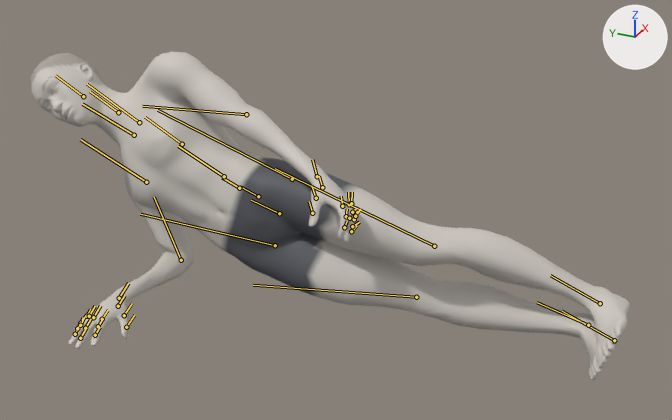
Two versions of the glTF model exports/side-plank.glb, one commit apart.
Rendered twice from a camera (50 mm lens) standing at (-2.169, -1.101, 1.382) and looking at (-0.137, -0.187, 0.367). Arrows for +X, +Y and +Z are at upper right; the lights stay in place. The older version comes first. Both versions are drawn at frame 41 of the action 'side-plank_right'; the numbers are the values there. The bones that change, and the others that lie on the model, are drawn over the model as lines.
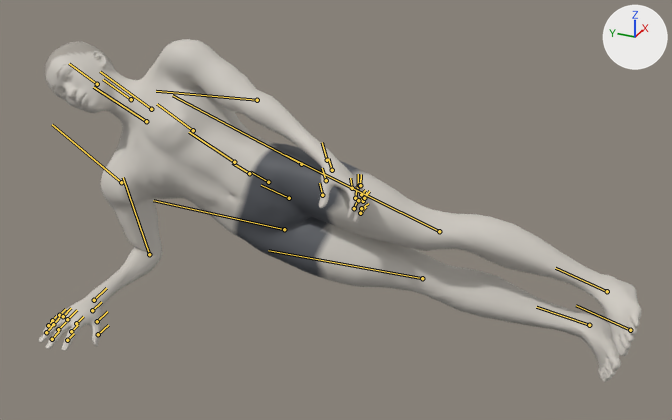
The change in detail:
Bone 'pelvis' (bone_pelvis) moves from (-0.024, -0.693, 0.06) to (-0.032, -0.676, -0.014).
Bone 'clavicle_r' (bone_clavicle_r) turns from (10, -22, 0) to (3, 28, 0) degrees about its own x, y and z.
Bone 'upperarm_r' (bone_upperarm_r) turns from (-2, 25, -1) to (-11, -37, -5) degrees about its own x, y and z.
Bone 'lowerarm_r' (bone_lowerarm_r) turns from (-10, 34, 26) to (-5, 42, 31) degrees about its own x, y and z.
Bone 'hand_r' (bone_hand_r) turns from (-72, 10, -56) to (-72, 8, -47) degrees about its own x, y and z.
Bone 'thigh_l' (bone_thigh_l) turns from (-5, 0, -3) to (-5, 0, -1) degrees about its own x, y and z.
Bone 'calf_l' (bone_calf_l) turns from (-6, 1, -12) to (-2, 1, -7) degrees about its own x, y and z.
Bone 'foot_l' (bone_foot_l) turns from (4, -5, 15) to (2, -3, -1) degrees about its own x, y and z.
Bone 'thigh_r' (bone_thigh_r) turns from (11, 1, -5) to (12, 1, -4) degrees about its own x, y and z.
Bone 'calf_r' (bone_calf_r) turns from (6, -1, -8) to (2, 0, -2) degrees about its own x, y and z.
Bone 'foot_r' (bone_foot_r) turns from (-15, 4, 13) to (-12, 1, -4) degrees about its own x, y and z.

Changed parts and their boxes [x1, y1, x2, y2] in the pictures (672 x 420 px):
'Mesh_0', posed: before [31, 52, 630, 380]; after [39, 39, 641, 382]
bone 'pelvis', root to tip: before (279, 213) to (251, 200); after (289, 198) to (261, 185)
bone 'clavicle_r', root to tip: before (134, 135) to (82, 104); after (146, 121) to (93, 87)
bone 'upperarm_r', root to tip: before (146, 182) to (80, 139); after (121, 182) to (52, 124)
bone 'lowerarm_r', root to tip: before (181, 260) to (154, 197); after (149, 254) to (123, 177)
bone 'hand_r', root to tip: before (119, 298) to (128, 283); after (94, 300) to (106, 288)
bone 'thigh_l', root to tip: before (292, 179) to (157, 110); after (301, 164) to (172, 95)
bone 'calf_l', root to tip: before (434, 246) to (275, 168); after (439, 231) to (285, 155)
bone 'foot_l', root to tip: before (600, 303) to (550, 275); after (607, 291) to (555, 268)
bone 'thigh_r', root to tip: before (275, 245) to (140, 214); after (284, 229) to (153, 200)
bone 'calf_r', root to tip: before (416, 297) to (253, 285); after (422, 278) to (268, 250)
bone 'foot_r', root to tip: before (588, 325) to (537, 302); after (589, 325) to (536, 307)
